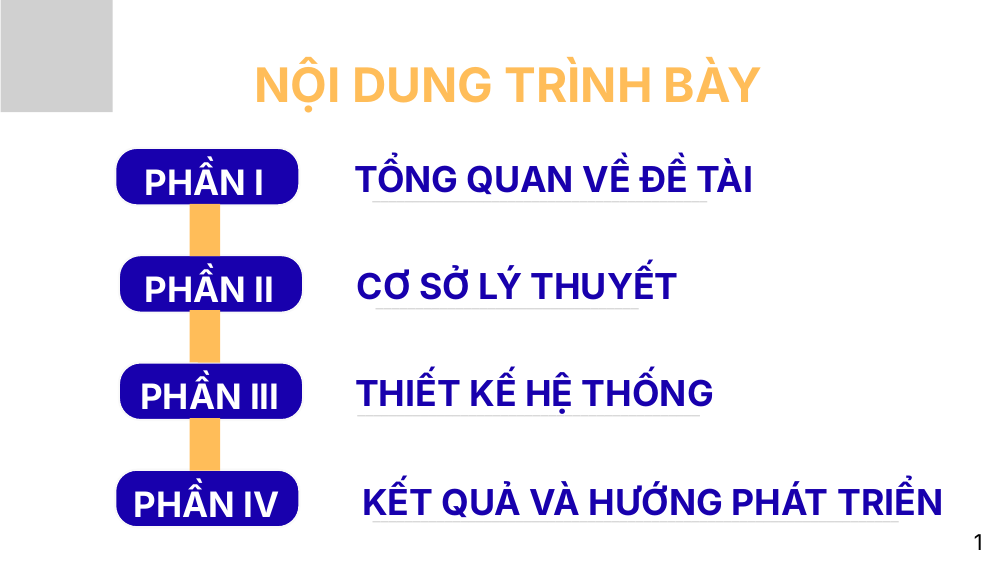
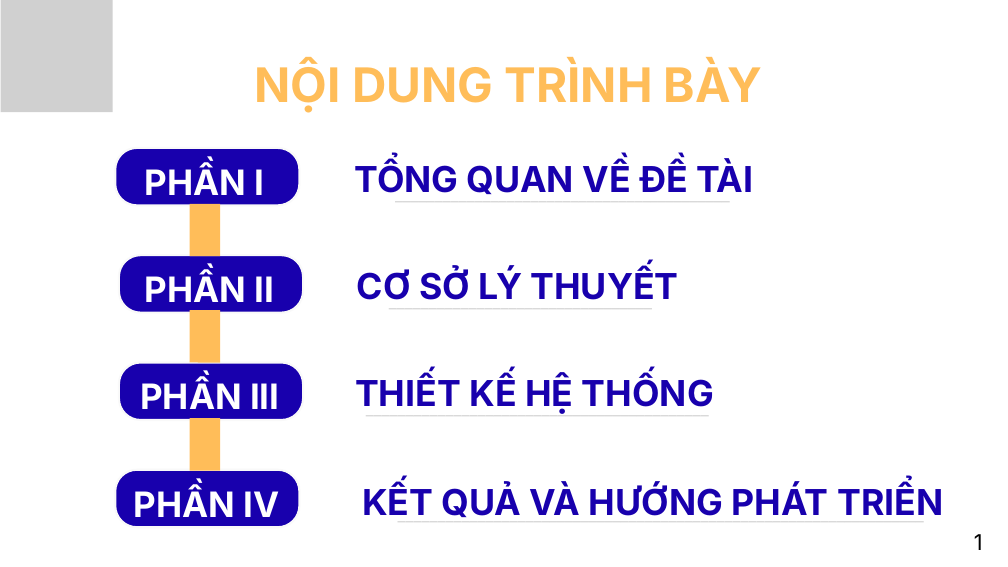
Before and after one commit to tranyennhi02/NutriGain, a slide deck: slide 2 of docs/BAOCAOTOTNGHIEP.pptx. Drawn at 1008x567 pixels with LibreOffice and Linux fonts; fonts in the diff are those of the drawing; grey boxes stand for pictures. Boxes give left, top, right and bottom in pixels: in the first picture for what was removed or moved away, otherwise in the second. Text is boxed around its words. In the diff, an @@ line names an element or a change of style, - is before the commit and + after.

```diff
--- a/docs/BAOCAOTOTNGHIEP.pptx
+++ b/docs/BAOCAOTOTNGHIEP.pptx
@@ text "__________________________________________": place and size @@
-text "__________________________________________" at [359, 180, 721, 203]
+text "__________________________________________" at [382, 180, 743, 203]
@@ text "_________________________________": place and size @@
-text "_________________________________" at [326, 287, 688, 310]
+text "_________________________________" at [340, 287, 702, 310]
@@ text "___________________________________________": place and size @@
-text "___________________________________________" at [348, 395, 710, 417]
+text "___________________________________________" at [356, 395, 718, 417]
@@ text "____________________________________________________________ ...": place and size @@
-text "____________________________________________________________ ..." at [368, 501, 903, 524]
+text "____________________________________________________________ ..." at [393, 501, 928, 524]
```
Also in this commit, not shown: 6 other slides changed, 10 other files.
